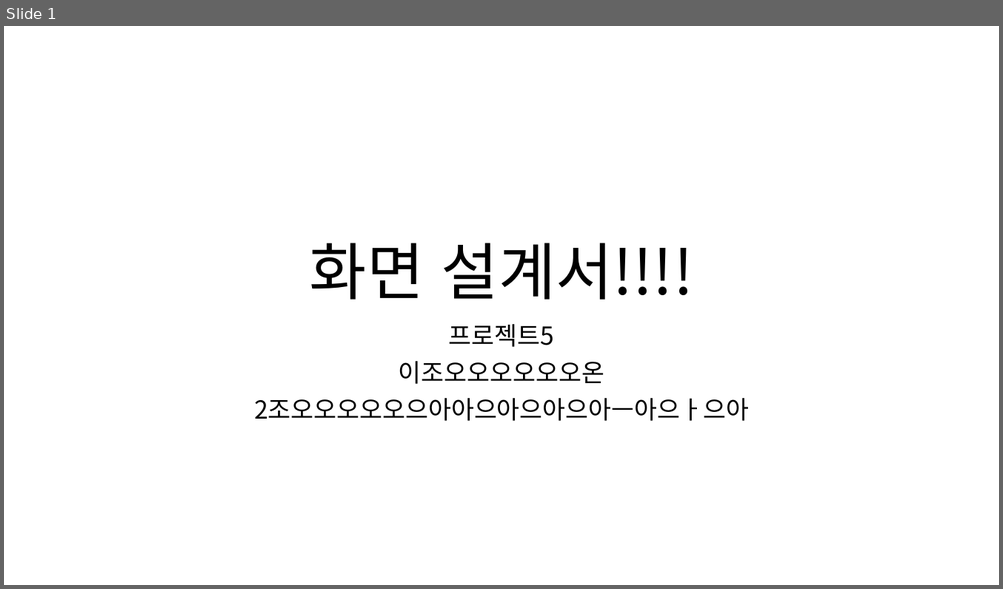
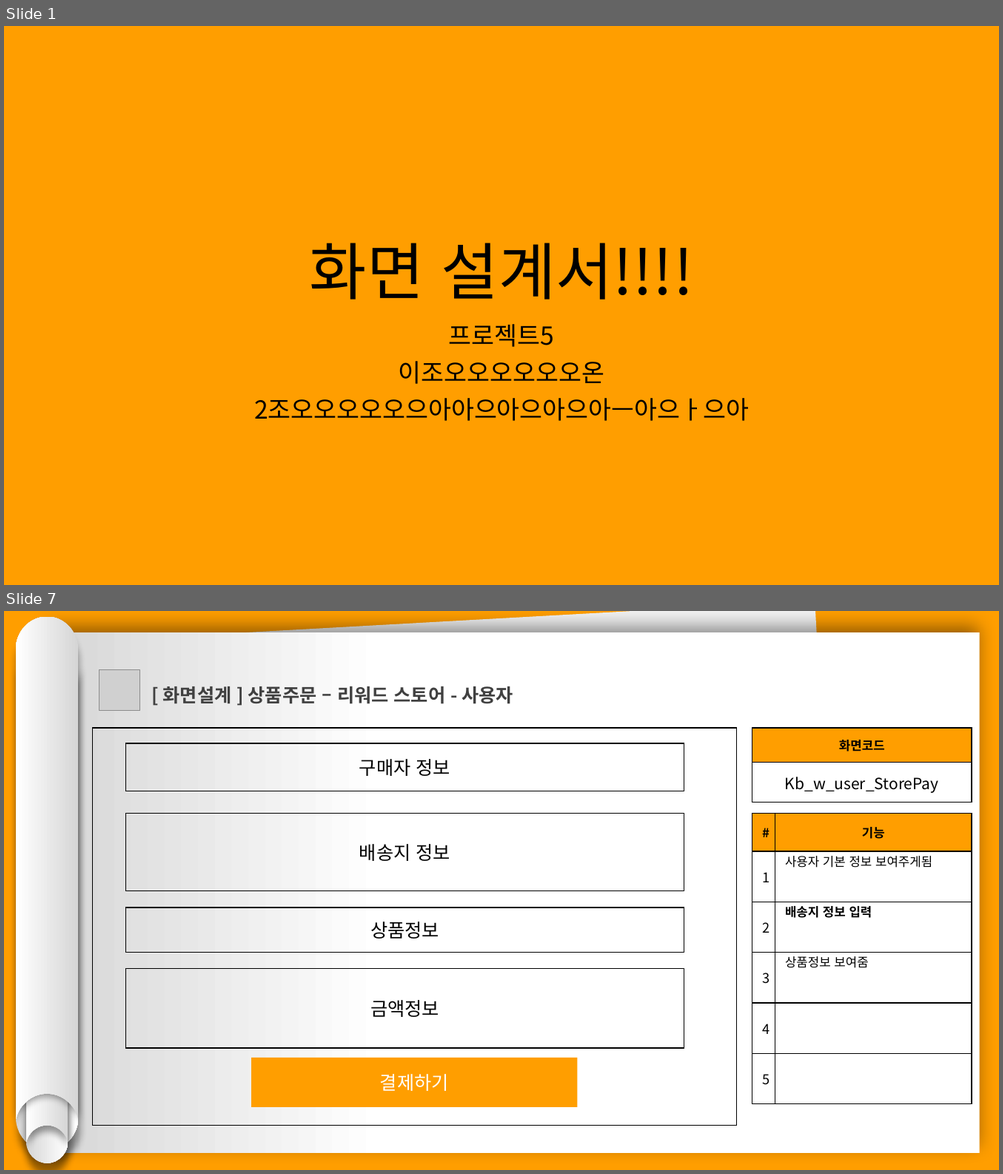
Before and after one commit to hhsw07/ezen-academy-projects, a slide deck: 0 발표용 파워포인트/0608 5차발표/0608 project06 - 파워포인트 - 기범.pptx. Shown one above the other, each under a label of ours: slide 1 before the commit, slides 1 and 7 after it; the slides between them are not shown. The pictures are 1003x589 and 1003x1174 pixels, drawn with LibreOffice and Linux fonts; fonts in the diff are those of the drawing; grey boxes stand for pictures. Boxes give left, top, right and bottom in pixels: in the first picture for what was removed or moved away, otherwise in the second. Text is boxed around its words. In the diff, an @@ line names an element or a change of style, - is before the commit and + after.

```diff
--- a/0 발표용 파워포인트/0608 5차발표/0608 project06 - 파워포인트 - 기범.pptx
+++ b/0 발표용 파워포인트/0608 5차발표/0608 project06 - 파워포인트 - 기범.pptx
@@ slide 7 added at (4,611,999,1170), background #FF9E00 @@
@@ group added at (16,617,79,1163): 4 freeform shapes @@
@@ rectangle added at (47,632,980,1154), fill gradient #FFFFFF to #D7D7D7 @@
@@ rectangle added at (58,611,842,1150), fill #F2F2F2 @@
@@ picture added at (99,670,141,711) @@
@@ text added at (163,686,513,704), 18 pt, text #404040, bold @@
+[ 화면설계 ] 상품주문 – 리워드 스토어 - 사용자
@@ rectangle added at (92,728,736,1126), outline #000000 0.75 pt @@
@@ rectangle added at (125,743,684,791), outline #000000 1 pt, 18 pt, text #000000 @@
+구매자 정보
@@ table added at (752,728,972,803), 2 rows, 1 columns @@
+화면코드
+Kb_w_user_StorePay
@@ rectangle added at (125,813,684,891), outline #000000 1 pt, 18 pt, text #000000 @@
+배송지 정보
@@ table added at (752,813,972,1104), 6 rows, 2 columns @@
+# | 기능
+1 | 사용자 기본 정보 보여주게됨
+2 | 배송지 정보 입력
+3 | 상품정보 보여줌
+4 | 
+5 | 
@@ rectangle added at (125,908,684,953), outline #000000 1 pt, 18 pt, text #000000 @@
+상품정보
@@ rectangle added at (125,969,684,1049), outline #000000 1 pt, 18 pt, text #000000 @@
+금액정보
@@ rectangle added at (251,1058,577,1108), fill #FF9E00, 18 pt, text #FFFFFF @@
+결제하기
@@ slide 1 changed as well @@
@@ background #FFFFFF to #FF9E00 @@
```
Also in this commit, not shown: 17 other slides added.
